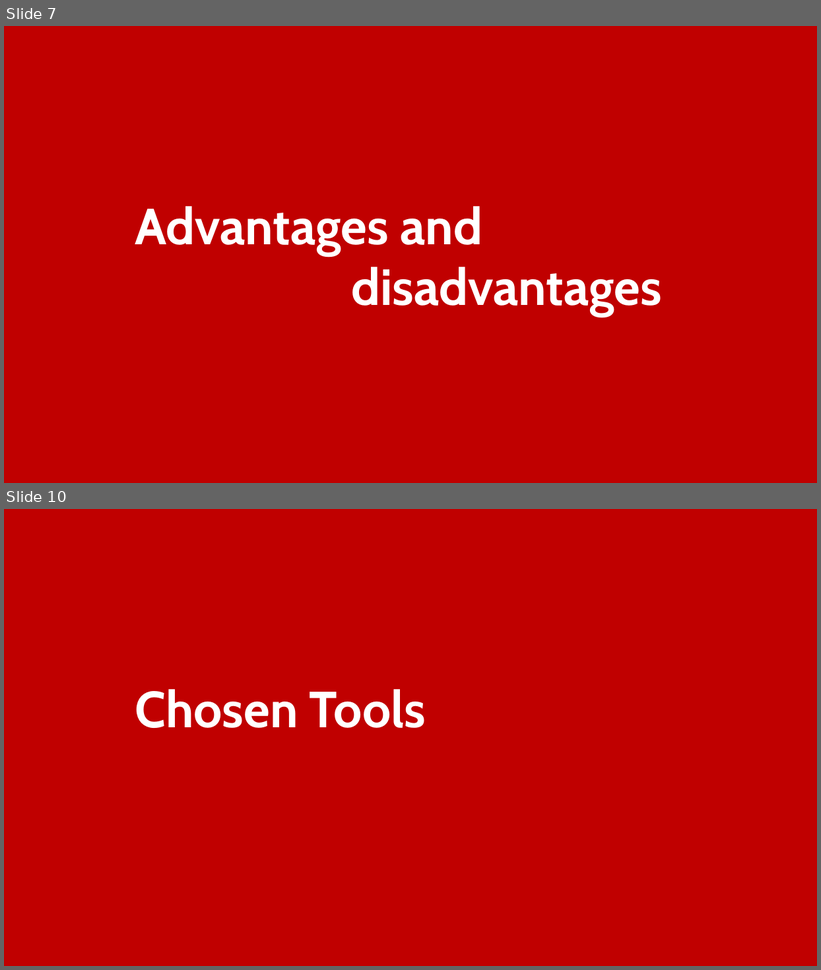
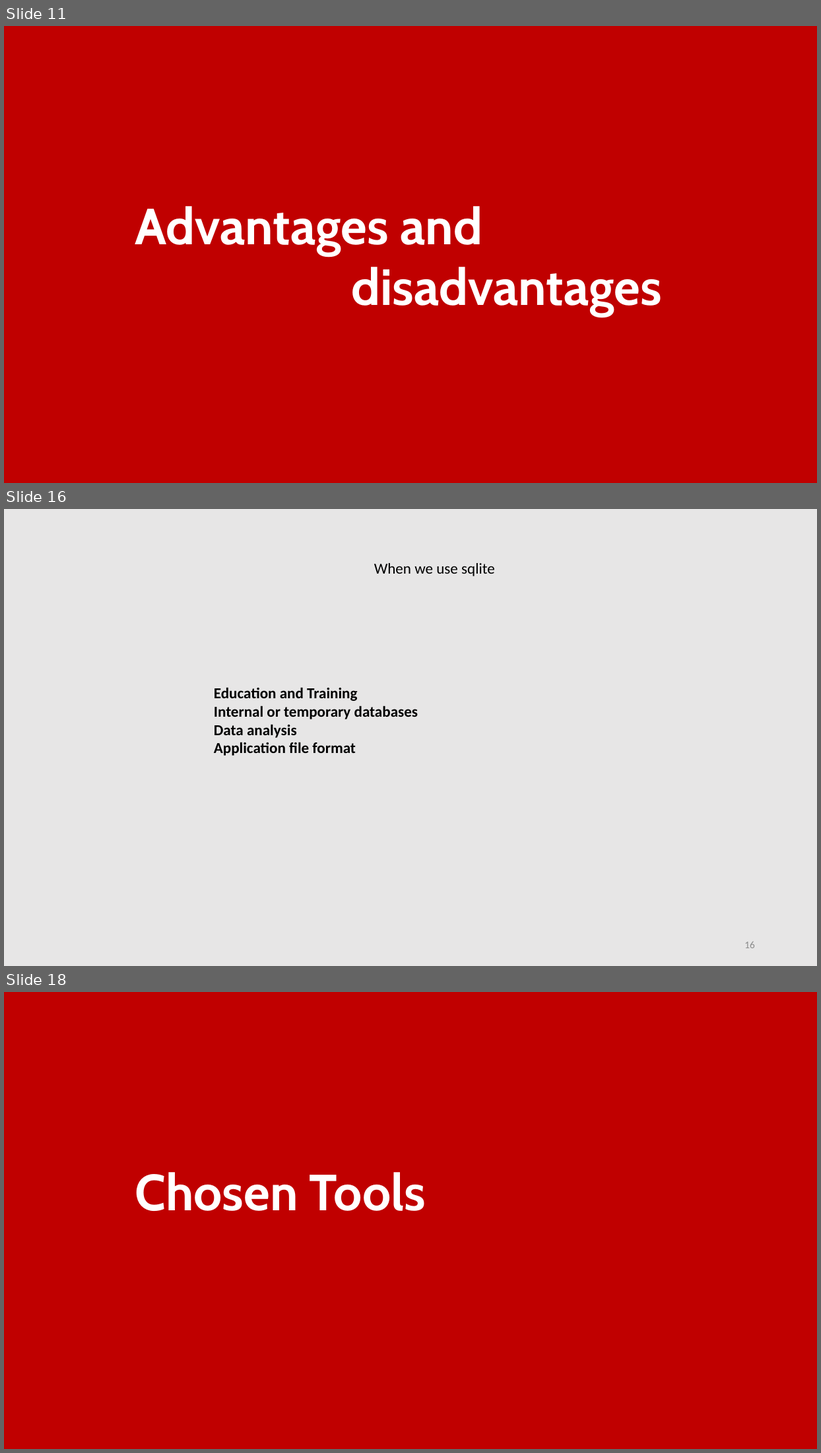
Before and after one commit to lahcenrahlaoui/Wingardium_Leviosaaaa, a slide deck: Presentation-projet-SQLite.pptx. Shown one above the other, each under a label of ours: slides 7 and 10 before the commit, slides 11, 16 and 18 after it; the slides between them are not shown. The pictures are 821x970 and 821x1453 pixels, drawn with LibreOffice and Linux fonts; fonts in the diff are those of the drawing. Boxes give left, top, right and bottom in pixels: in the first picture for what was removed or moved away, otherwise in the second. Text is boxed around its words. In the diff, an @@ line names an element or a change of style, - is before the commit and + after.

```diff
--- a/Presentation-projet-SQLite.pptx
+++ b/Presentation-projet-SQLite.pptx
@@ slide 16 added at [4,509,817,966], background #E7E6E6 @@
@@ text added at [374,563,495,576], 18 pt, text #000000 @@
+When we use sqlite
@@ text added at [214,687,418,756], 18 pt, text #000000, bold @@
+Education and Training
+Internal or temporary databases
+Data analysis
+Application file format
@@ page number added at [745,942,755,949], 12 pt, text #8C8C8C @@
+16
@@ what was slide 7 is now slide 11 @@
@@ what was slide 10 is now slide 18 @@
```
Also in this commit, not shown: 4 slides changed, 9 other slides added, 1 slide removed, 7 other files.
